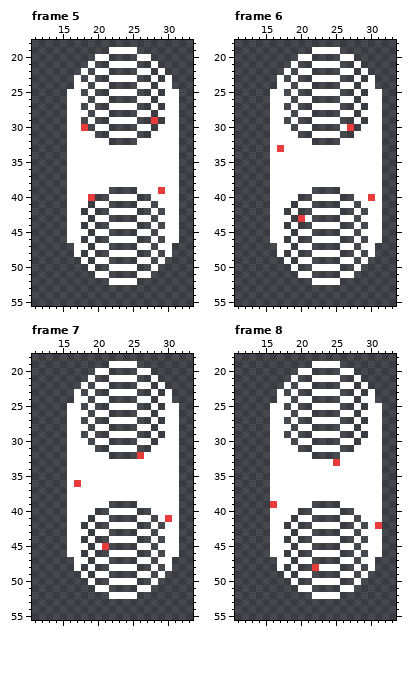
File history of a pixel-art file, resources/asesprite/characters/Character_Spawning.aseprite. The first picture shows the starting point.
48x72 pixels, 10 frames. Shown: frame 5: x 11..33, y 18..55; frame 6: x 11..33, y 18..55; frame 7: x 11..33, y 18..55; frame 8: x 11..33, y 18..55. The commit also changed other frames, which this record leaves out.
And afterwards:
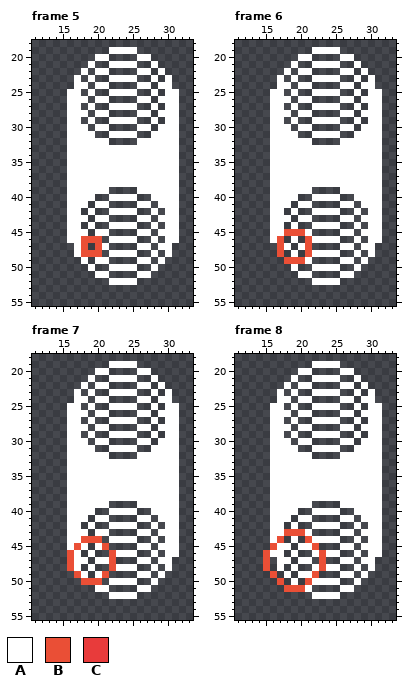
Palette (. is transparent): A #ffffff  B #ea4f36  C #e83b3b
Difference:
layer "Rings/Layer 2" added
layer "Layer 1" now hidden
--- frame 5
@@ x 16..30 @@
 28 AAA.AA....AA.AA
-29 AA.A..AAAA..C.A
-30 AAC.AA....AA.AA
+29 AA.A..AAAA..A.A
+30 AAA.AA....AA.AA
 31 AAAA..AAAA..AAA
@@ x 17..31 @@
 38 AAAAAAAAAAAAAAA
-39 AAAAA....AAACAA
-40 AAC..AAAA..AAAA
+39 AAAAA....AAAAAA
+40 AAA..AAAA..AAAA
 41 AA.AA....AA.AAA
@@ x 16..22 @@
 45 AAA.AA.
-46 AA.A..A
-47 .AA.AA.
-48 .A.A..A
+46 AABBB.A
+47 .AB.BA.
+48 .ABBB.A
 49 ..A.AA.
--- frame 6
@@ x 15..29 @@
 29 .AA.A..AAAA..A.
-30 .AAA.AA....AC.A
+30 .AAA.AA....AA.A
 31 .AAAA..AAAA..AA
 32 .AAAAAA....AAAA
-33 .ACAAAAAAAAAAAA
+33 .AAAAAAAAAAAAAA
 34 .AAAAAAAAAAAAAA
@@ x 11..33 @@
 39 .....AAAAAA....AAAAAA..
-40 .....AAAA..AAAA..AACA..
+40 .....AAAA..AAAA..AAAA..
 41 .....AAA.AA....AA.AAA..
 42 .....AA.A..AAAA..A.AA..
-43 .....AAA.CA....AA.AAA..
+43 .....AAA.AA....AA.AAA..
 44 .....AA.A..AAAA..A.AA..
-45 .....AAA.AA....AA.AAA..
-46 .....AA.A..AAAA..A.AA..
-47 ......AA.AA....AA.AA...
-48 ......A.A..AAAA..A.A...
-49 .......A.AA....AA.A....
+45 .....AABBBA....AA.AAA..
+46 .....AB.A.BAAAA..A.AA..
+47 ......BA.AB....AA.AA...
+48 ......B.A.BAAAA..A.A...
+49 .......BBBA....AA.A....
 50 ........A..AAAA..A.....
--- frame 7
@@ x 24..28 @@
 31 AA..A
-32 ..CAA
+32 ..AAA
 33 AAAAA
@@ x 15..19 @@
 35 .AAAA
-36 .ACAA
+36 .AAAA
 37 .AAAA
@@ x 11..33 @@
 40 .....AAAA..AAAA..AAAA..
-41 .....AAA.AA....AA.ACA..
+41 .....AAA.AA....AA.AAA..
 42 .....AA.A..AAAA..A.AA..
 43 .....AAA.AA....AA.AAA..
-44 .....AA.A..AAAA..A.AA..
-45 .....AAA.AC....AA.AAA..
-46 .....AA.A..AAAA..A.AA..
-47 ......AA.AA....AA.AA...
-48 ......A.A..AAAA..A.A...
-49 .......A.AA....AA.A....
-50 ........A..AAAA..A.....
+44 .....AABBB.AAAA..A.AA..
+45 .....ABA.AB....AA.AAA..
+46 .....BA.A..BAAA..A.AA..
+47 .....BAA.AAB...AA.AA...
+48 .....BA.A..BAAA..A.A...
+49 ......BA.AB....AA.A....
+50 .......BBB.AAAA..A.....
 51 .........AA....AA......
--- frame 8
@@ x 23..27 @@
 32 ...AA
-33 AACAA
+33 AAAAA
 34 AAAAA
@@ x 11..33 @@
 38 .....AAAAAAAAAAAAAAAA..
-39 .....CAAAAA....AAAAAA..
+39 .....AAAAAA....AAAAAA..
 40 .....AAAA..AAAA..AAAA..
 41 .....AAA.AA....AA.AAA..
-42 .....AA.A..AAAA..A.AC..
-43 .....AAA.AA....AA.AAA..
-44 .....AA.A..AAAA..A.AA..
-45 .....AAA.AA....AA.AAA..
-46 .....AA.A..AAAA..A.AA..
-47 ......AA.AA....AA.AA...
-48 ......A.A..CAAA..A.A...
-49 .......A.AA....AA.A....
-50 ........A..AAAA..A.....
-51 .........AA....AA......
+42 .....AA.A..AAAA..A.AA..
+43 .....AABBBA....AA.AAA..
+44 .....AB.A.BAAAA..A.AA..
+45 .....BAA.AAB...AA.AAA..
+46 ....BAA.A..ABAA..A.AA..
+47 ....B.AA.AA.B..AA.AA...
+48 ....B.A.A..ABAA..A.A...
+49 .....B.A.AAB...AA.A....
+50 ......B.A.BAAAA..A.....
+51 .......BBBA....AA......
 52 ...........AAAA........
